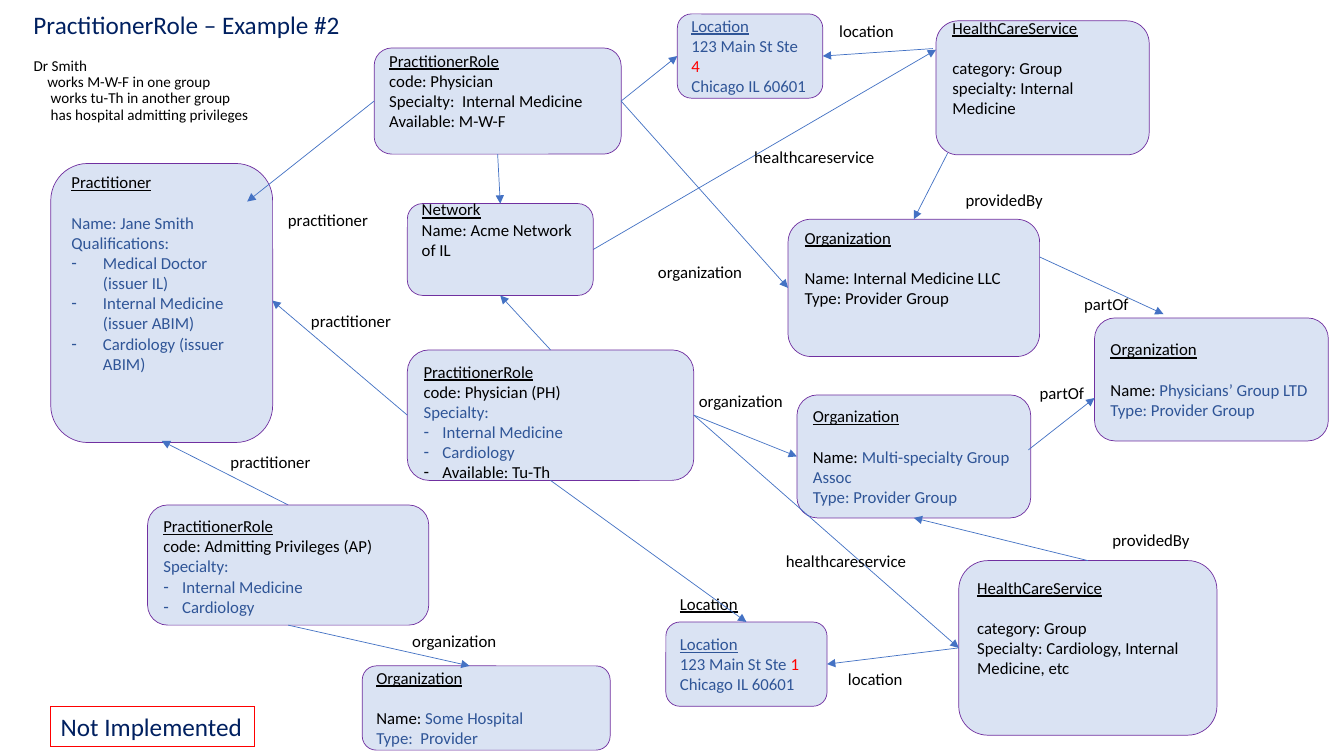
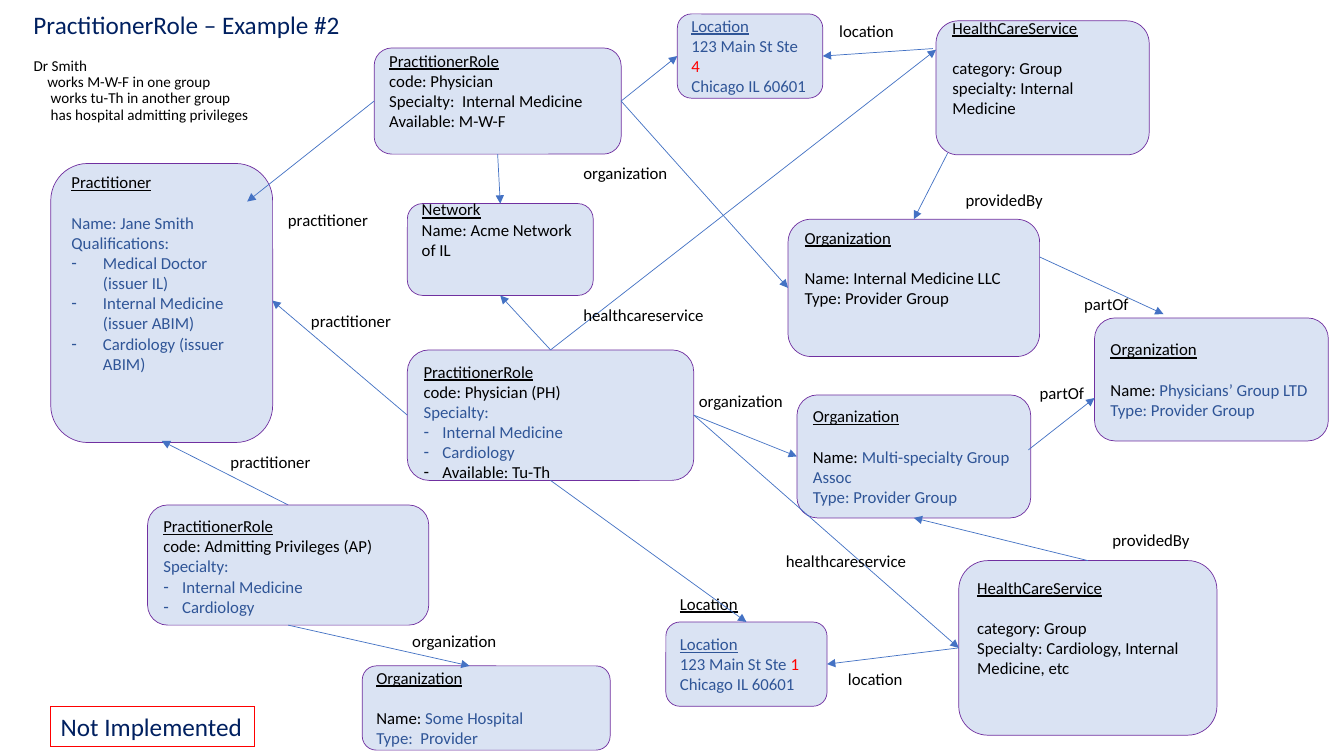
Before and after one commit to HL7/davinci-pdex-plan-net, a slide deck: slide 11 of fsh/ig-data/input/images/patterns.pptx. Drawn at 1344x756 pixels with LibreOffice and Linux fonts; fonts in the diff are those of the drawing. Boxes give left, top, right and bottom in pixels: in the first picture for what was removed or moved away, otherwise in the second. Text is boxed around its words. In the diff, an @@ line names an element or a change of style, - is before the commit and + after.

```diff
--- a/fsh/ig-data/input/images/patterns.pptx
+++ b/fsh/ig-data/input/images/patterns.pptx
@@ arrow moved from (593, 250) - (937, 49) to (551, 350) - (937, 49) @@
@@ text "organization": place and size @@
-text "organization" at (658,266,742,281)
+text "organization" at (583,167,667,182)
@@ text "healthcareservice" rewrapped from (754,150,874,163) to (583,308,703,325) @@
```
Also in this commit, not shown: 3 other slides changed, 3 other files.
